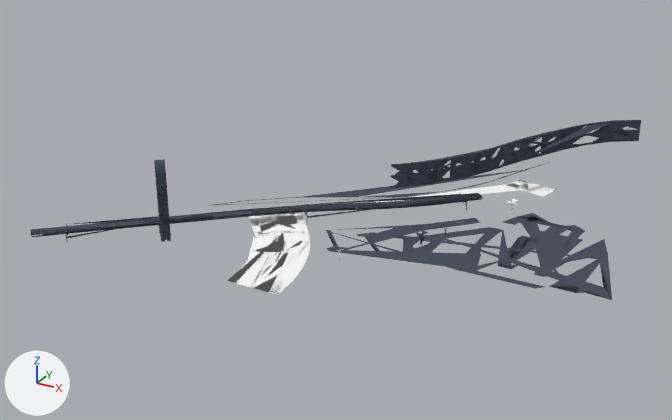
Before and after pictures for a commit that changed the glTF model gh-pages/models/street_island2_02.glb.
Camera for both pictures: a 50 mm lens placed at (-523.0, -286.0, 290.0), pointed at (-840.0, 290.0, 3.0). Arrows for +X, +Y and +Z are at lower left; the lights stay in place. The picture after the commit comes second.

Objects in the first picture: 'seg_1012', 'seg_389', 'seg_404', 'seg_432', 'seg_752', 'seg_754', 'seg_767', 'seg_775', 'seg_782', 'seg_804', 'seg_809', 'seg_821', 'seg_953', 'seg_964' and 2 more.
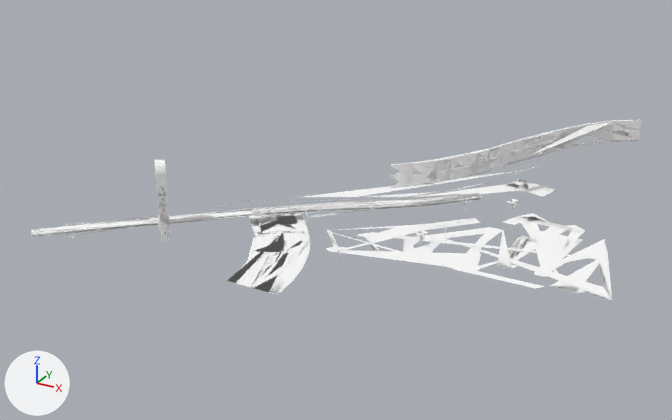
The change, as a diff of the scene's bpy script:
```diff
--- a/gh-pages/models/street_island2_02.glb.py
+++ b/gh-pages/models/street_island2_02.glb.py
@@ me_seg_432 @@
 me_seg_432.from_pydata(...)  # 205 vertices, 339 faces; spans x -831.0..-620.0, y 228.0..363.0, z 0.0..1.0
-me_seg_432.materials.append(mat_dark)  # greyish blue #424b59
+me_seg_432.materials.append(mat_gothamcity_sand_tile_d)  # white #ffffff
@@ me_seg_752 @@
 me_seg_752.from_pydata(...)  # 48 vertices, 80 faces; spans x -993.0..-935.3, y 150.9..206.0, z -0.4..8.6
-me_seg_752.materials.append(mat_dark)  # greyish blue #424b59
+me_seg_752.materials.append(mat_gc_residential_props_railroad_bakegroup_island2_roads0_2x)  # white #ffffff
@@ me_seg_754 @@
 me_seg_754.from_pydata(...)  # 48 vertices, 80 faces; spans x -859.4..-754.3, y 265.0..354.1, z -0.4..8.6
-me_seg_754.materials.append(mat_dark)  # greyish blue #424b59
+me_seg_754.materials.append(mat_gc_residential_props_railroad_bakegroup_island2_roads0_2x)  # white #ffffff
@@ me_seg_767 @@
 me_seg_767.from_pydata(...)  # 96 vertices, 196 faces; spans x -1009.0..-855.0, y 136.0..274.0, z 8.0..9.0
-me_seg_767.materials.append(mat_dark)  # greyish blue #424b59
+me_seg_767.materials.append(mat_gc_residential_props_railroad_bakegroup_island2_roads0_2x)  # white #ffffff
@@ me_seg_775 @@
 me_seg_775.from_pydata(...)  # 128 vertices, 238 faces; spans x -858.9..-752.8, y 265.4..354.9, z 3.0..8.1
-me_seg_775.materials.append(mat_dark)  # greyish blue #424b59
+me_seg_775.materials.append(mat_gc_residential_props_railroad_bakegroup_island2_roads0_2x)  # white #ffffff
@@ me_seg_782 @@
 me_seg_782.from_pydata(...)  # 144 vertices, 270 faces; spans x -1002.4..-877.6, y 141.4..255.3, z 3.0..8.1
-me_seg_782.materials.append(mat_dark)  # greyish blue #424b59
+me_seg_782.materials.append(mat_gc_residential_props_railroad_bakegroup_island2_roads0_2x)  # white #ffffff
@@ me_seg_804 @@
 me_seg_804.from_pydata(...)  # 224 vertices, 487 faces; spans x -1009.0..-855.0, y 136.0..275.0, z 6.0..9.0
-me_seg_804.materials.append(mat_dark)  # greyish blue #424b59
+me_seg_804.materials.append(mat_gc_residential_props_railroad_bakegroup_island2_roads0_2x)  # white #ffffff
@@ me_seg_809 @@
 me_seg_809.from_pydata(...)  # 336 vertices, 882 faces; spans x -860.1..-745.8, y 267.3..361.9, z 7.9..8.9
-me_seg_809.materials.append(mat_dark)  # greyish blue #424b59
+me_seg_809.materials.append(mat_gc_residential_props_railroad_bakegroup_island2_roads0_2x)  # white #ffffff
@@ me_seg_821 @@
 me_seg_821.from_pydata(...)  # 412 vertices, 1135 faces; spans x -860.1..-745.8, y 267.3..361.9, z 6.4..8.5
-me_seg_821.materials.append(mat_dark)  # greyish blue #424b59
+me_seg_821.materials.append(mat_gc_residential_props_railroad_bakegroup_island2_roads0_2x)  # white #ffffff
@@ me_seg_953 @@
 me_seg_953.from_pydata(...)  # 192 vertices, 622 faces; spans x -799.0..-660.0, y 299.0..498.0, z 26.0..44.0
-me_seg_953.materials.append(mat_dark)  # greyish blue #424b59
+me_seg_953.materials.append(mat_gc_residential_props_monorail_bakegroup_island2_roads0_2x)  # white #ffffff
@@ me_seg_964 @@
 me_seg_964.from_pydata(...)  # 236 vertices, 737 faces; spans x -935.8..-921.0, y 185.5..201.1, z -0.5..59.0
-me_seg_964.materials.append(mat_dark)  # greyish blue #424b59
+me_seg_964.materials.append(mat_gc_residential_props_monorail_bakegroup_island2_roads0_2x)  # white #ffffff
@@ me_seg_1012 @@
 me_seg_1012.from_pydata(...)  # 22 vertices, 32 faces; spans x -934.0..-728.0, y 254.0..477.0, z 0.0..1.0
-me_seg_1012.materials.append(mat_dark)  # greyish blue #424b59
+me_seg_1012.materials.append(mat_gc_z1_props_street_alpha_bakegroup_island2_roads0_2x)  # white #ffffff
```

Location of each change, [x1, y1, x2, y2] in pixels of the pictures (672 x 420 px):
'seg_432', recoloured (greyish blue to white)
    both: [326, 213, 612, 300]
'seg_953', recoloured (greyish blue to white)
    both: [391, 120, 641, 188]
'seg_767', recoloured (greyish blue to white)
    both: [30, 205, 304, 235]
'seg_1012', recoloured
    both: [209, 163, 546, 206]
'seg_964', recoloured (lighter)
    both: [154, 159, 171, 242]
'seg_821', recoloured (lighter)
    both: [304, 193, 482, 212]
'seg_804', recoloured
    both: [32, 206, 304, 237]
'seg_809', recoloured (greyish blue to white)
    both: [303, 193, 483, 210]
'seg_754', recoloured
    both: [305, 193, 468, 215]
'seg_775', recoloured
    both: [305, 199, 471, 218]
'seg_782', recoloured
    both: [43, 213, 265, 238]
'seg_752', recoloured
    both: [65, 215, 160, 241]
